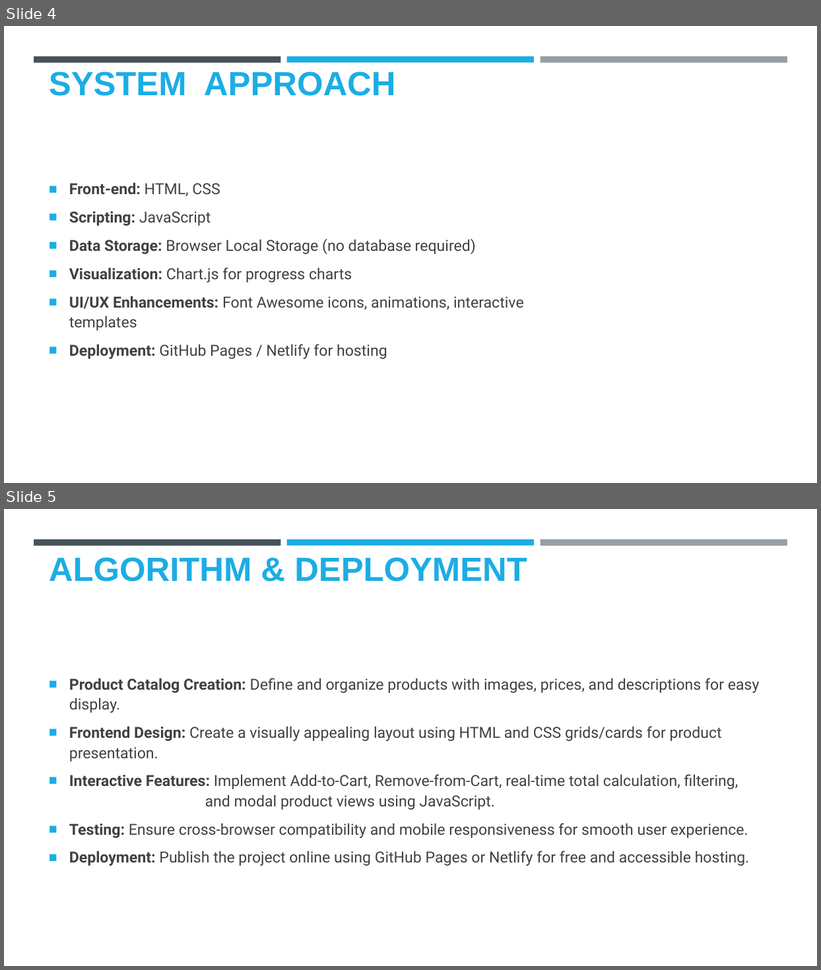
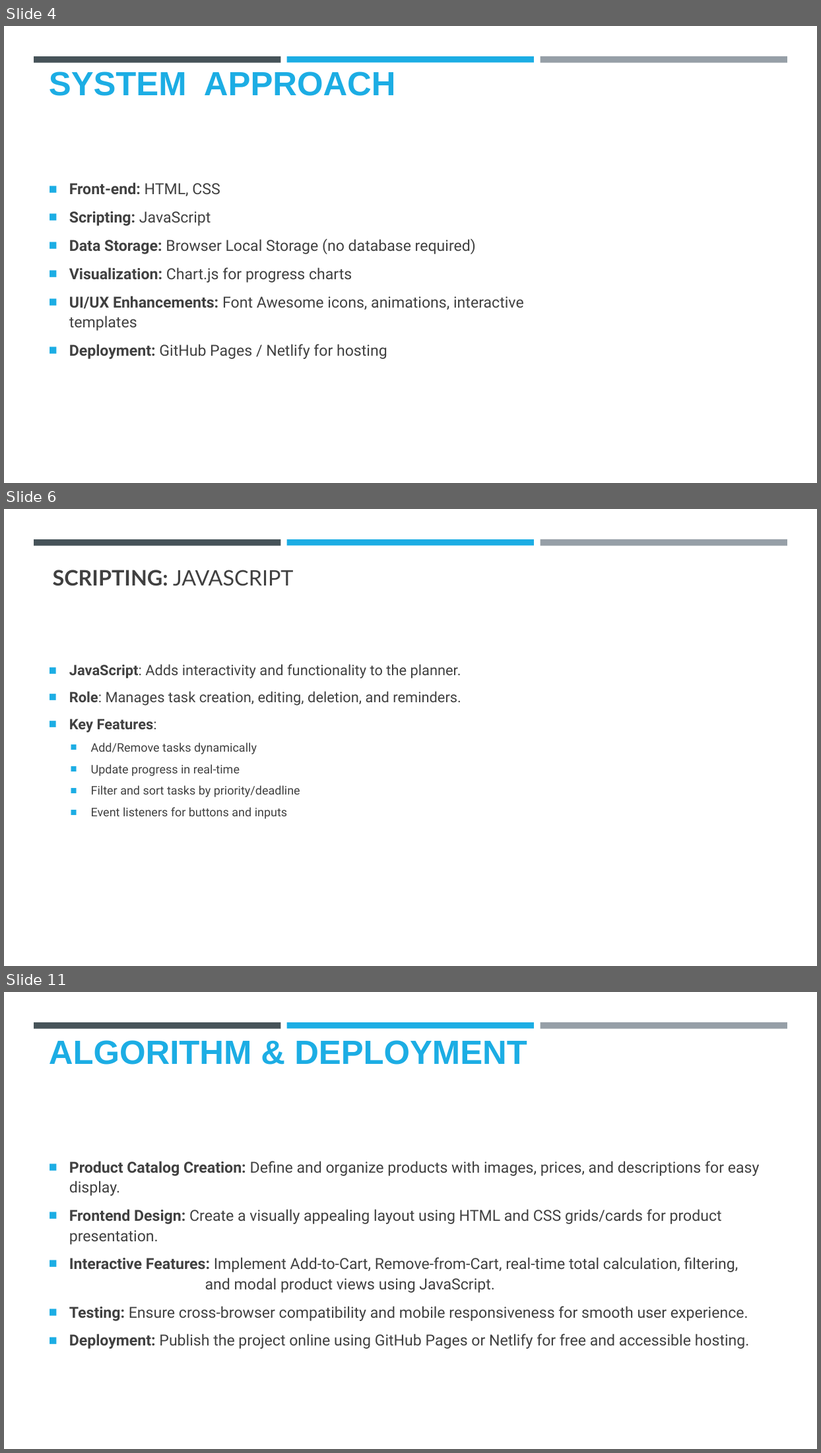
Before and after one commit to timcoder-12/study-dashboard, a slide deck: SSP_ppt.pptx. Shown one above the other, each under a label of ours: slides 4 and 5 before the commit, slides 4, 6 and 11 after it; the slides between them are not shown. The pictures are 821x970 and 821x1453 pixels, drawn with LibreOffice and Linux fonts; fonts in the diff are those of the drawing; background and template pictures are left out. Boxes give left, top, right and bottom in pixels: in the first picture for what was removed or moved away, otherwise in the second. Text is boxed around its words. In the diff, an @@ line names an element or a change of style, - is before the commit and + after.

```diff
--- a/SSP_ppt.pptx
+++ b/SSP_ppt.pptx
@@ slide 6 added at <box>4,509,817,966</box>, background #FFFFFF; not listed: 3 template elements that a slide beside it also shows @@
@@ title added at <box>53,570,293,586</box>, 25.2 pt, text #404040, bold @@
+SCRIPTING: JAVASCRIPT
@@ text added at <box>69,664,461,819</box>, 17 pt, text #404040 @@
+■ JavaScript: Adds interactivity and functionality to the planner.
+■ Role: Manages task creation, editing, deletion, and reminders.
+■ Key Features:
+  ■ Add/Remove tasks dynamically
+  ■ Update progress in real-time
+  ■ Filter and sort tasks by priority/deadline
+  ■ Event listeners for buttons and inputs
@@ what was slide 5 is now slide 11 @@
```
Also in this commit, not shown: 5 other slides added.
